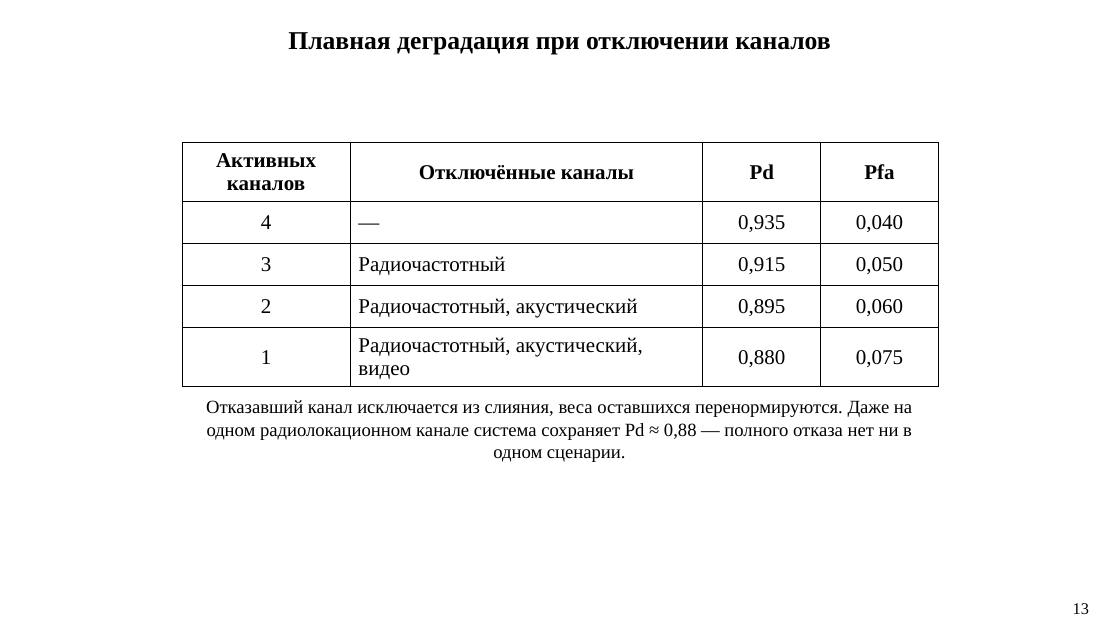
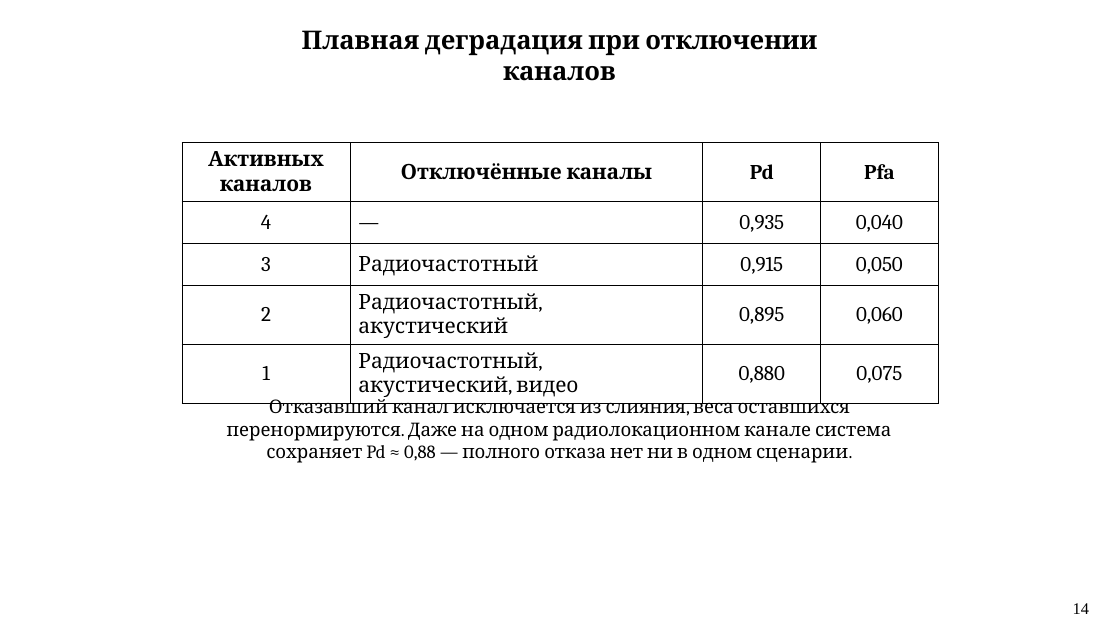
Before and after one commit to PatheticOTD/drone_detection, a slide deck: slide 14 of Drone_detection_VKR_v3.pptx (slide 13 before the commit). Drawn at 1120x630 pixels with LibreOffice and Linux fonts; fonts in the diff are those of the drawing. Boxes give left, top, right and bottom in pixels: in the first picture for what was removed or moved away, otherwise in the second. Text is boxed around its words. In the diff, an @@ line names an element or a change of style, - is before the commit and + after.

```diff
--- a/Drone_detection_VKR_v3.pptx
+++ b/Drone_detection_VKR_v3.pptx
@@ text "Плавная деградация при отключении каналов" at (x1=302, y1=30, x2=817, y2=81): font Times New Roman to Cambria @@
@@ text "Плавная деградация при отключении каналов" moved from (x1=288, y1=32, x2=830, y2=55) to (x1=302, y1=30, x2=817, y2=81) @@
@@ table at (x1=182, y1=143, x2=939, y2=401) @@
@@ font Times New Roman to Cambria @@
@@ text "Отказавший канал исключается из слияния, ..." at (x1=227, y1=396, x2=891, y2=463): font Times New Roman to Cambria @@
@@ text at (x1=1073, y1=603, x2=1089, y2=614): text changed @@
-13
+14
```
Also in this commit, not shown: 12 other slides changed, 1 slide added, 1 other file.
